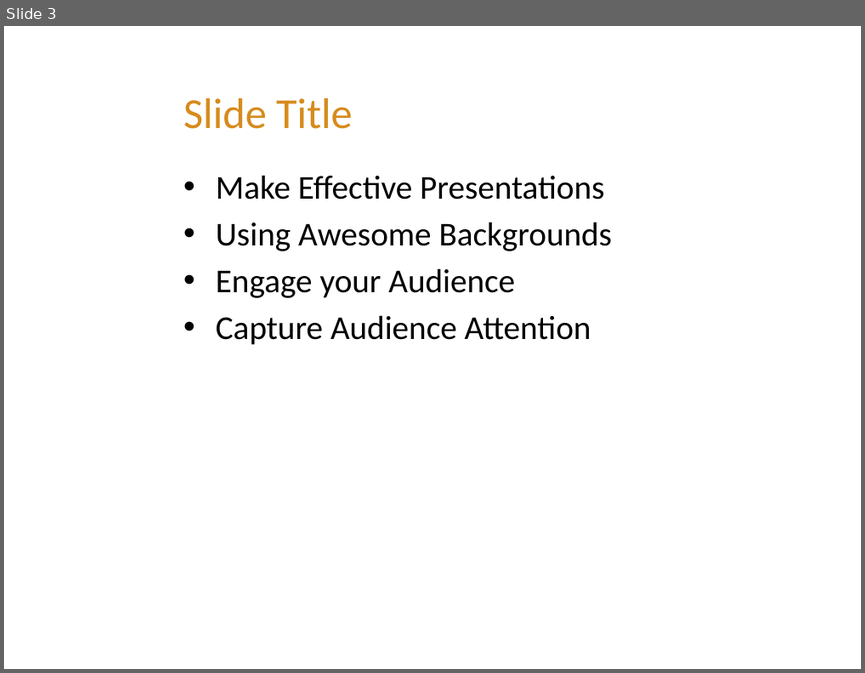
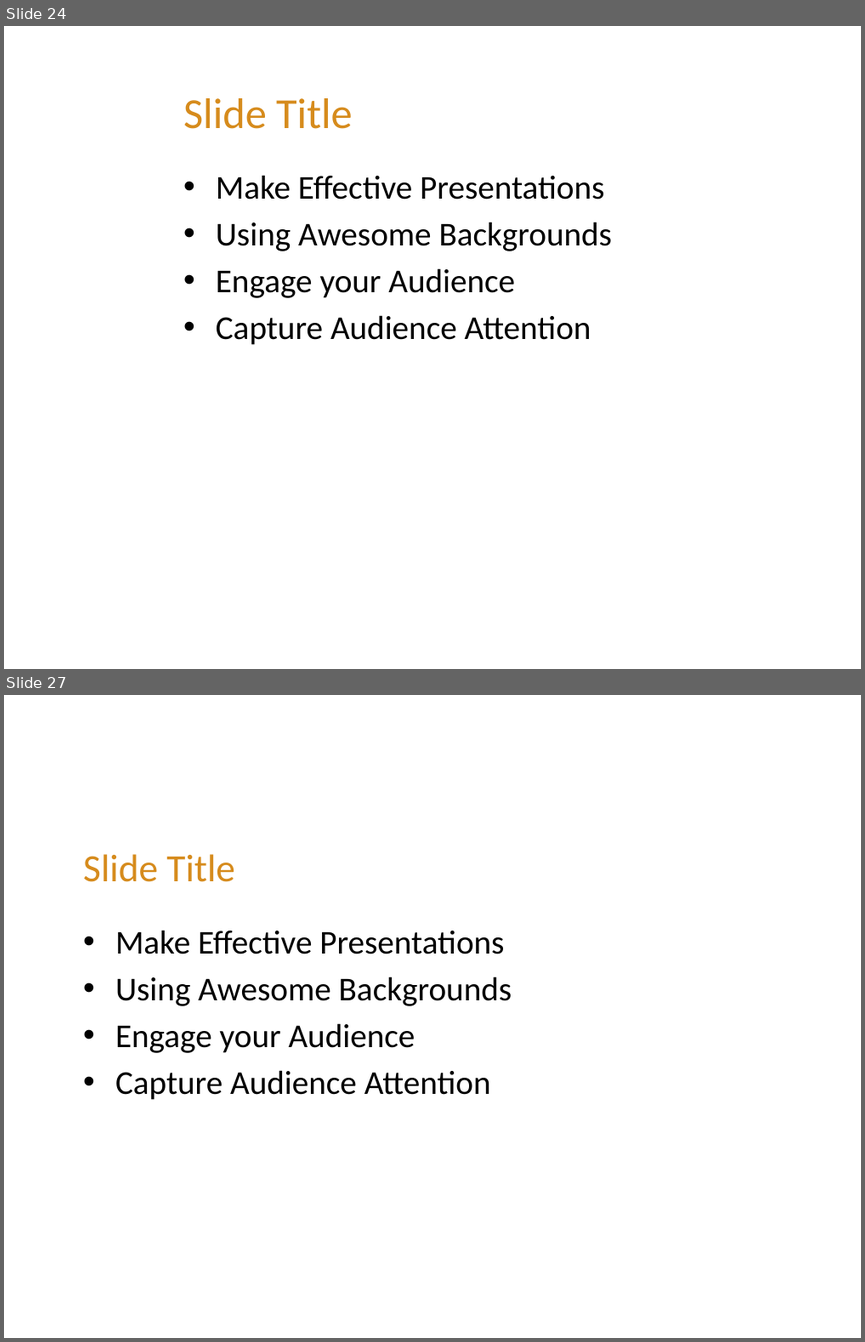
Before and after one commit to FeedMapping/Schema, a slide deck: slide/ppt/Mapping-Out.pptx. Shown one above the other, each under a label of ours: slide 3 before the commit, slides 24 and 27 after it; the slides between them are not shown. The pictures are 865x673 and 865x1342 pixels, drawn with LibreOffice and Linux fonts; fonts in the diff are those of the drawing; background and template pictures are left out. Boxes give left, top, right and bottom in pixels: in the first picture for what was removed or moved away, otherwise in the second. Text is boxed around its words. In the diff, an @@ line names an element or a change of style, - is before the commit and + after.

```diff
--- a/slide/ppt/Mapping-Out.pptx
+++ b/slide/ppt/Mapping-Out.pptx
@@ slide 27 added at [4,695,861,1338], background picture (left out) @@
@@ title added at [83,854,235,882], 32.4 pt, text #D68B1C @@
+Slide Title
@@ text added at [115,930,511,1100], 28 pt, text #000000 @@
+• Make Effective Presentations
+• Using Awesome Backgrounds
+• Engage your Audience
+• Capture Audience Attention
@@ what was slide 3 is now slide 24 @@
```
Also in this commit, not shown: 25 other slides added, 2 slides removed, 1 other file.
